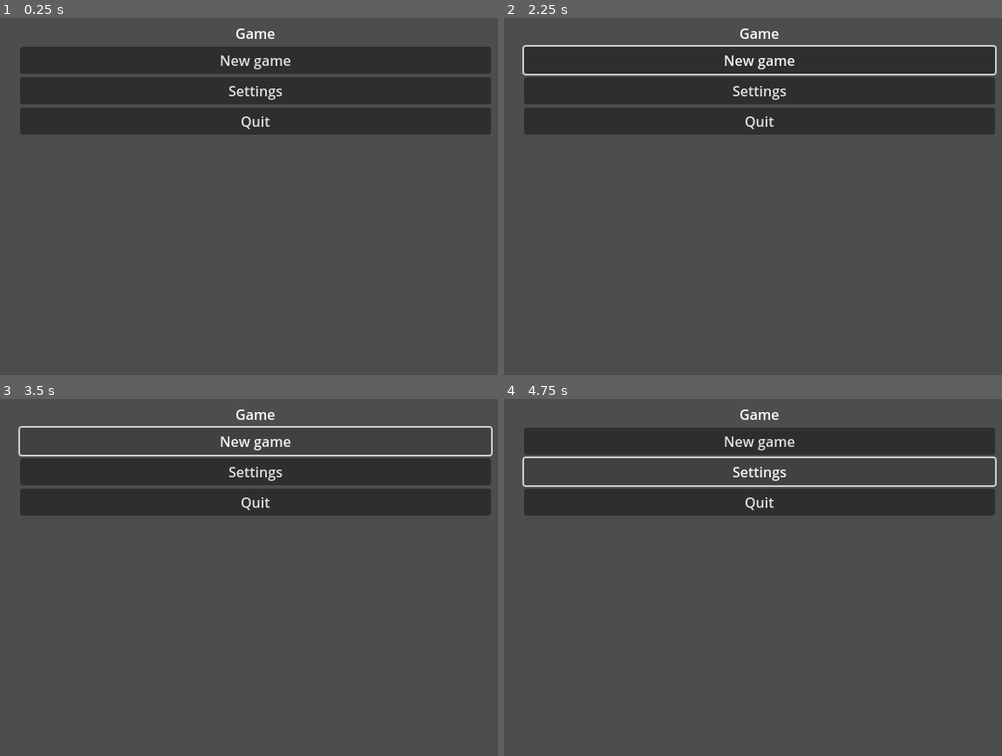
Above: before the commit, frames 1-4 (two rows, left to right).
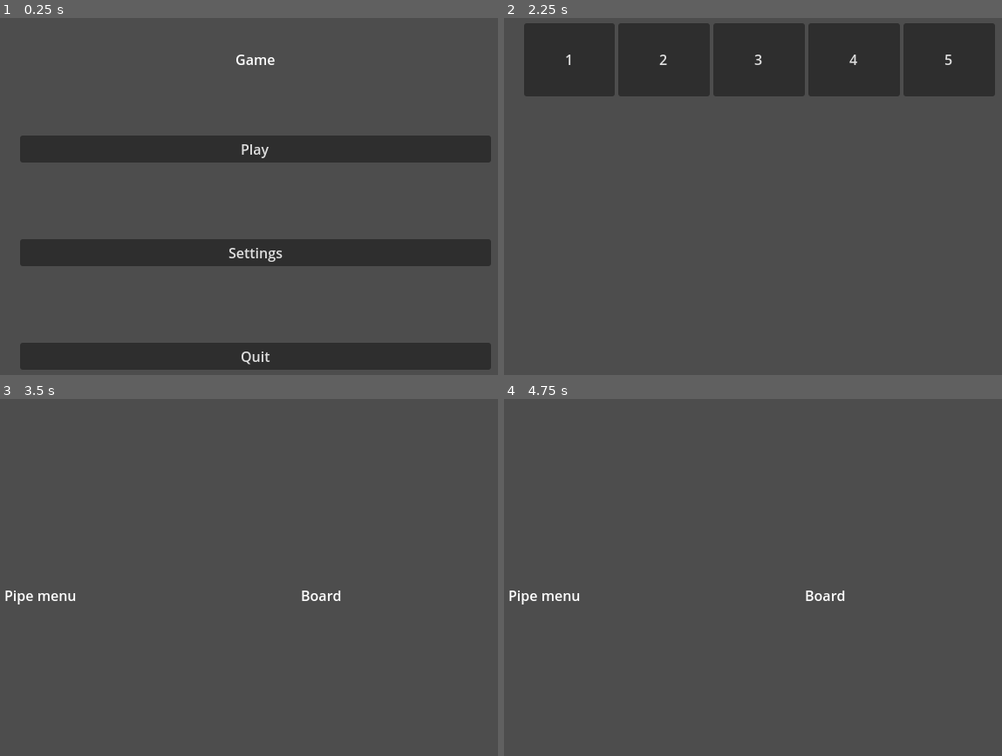
Above: after the commit, the same moments.

Repository: feargrinn/spacejam2024
Game: Godot game, scene res://node_2d.tscn
Same seed, same stepped clock (60 frames per second), same inputs: the game is played once before the commit and once after it.
Inputs (mouse positions are in pixels of both pictures, inside the frame that each line leads up to):
- Up to frame 1 (0.25 s): no input
- Up to frame 2 (2.25 s): click (757, 60) at 0.5 s, where only the run before the commit has a clickable "New game"; click (757, 60) at 1.25 s, where only the run before the commit has a clickable "New game"; click (757, 150) at 2 s, where only the run after the commit has a clickable "Play"
- Up to frame 3 (3.5 s): click (64, 441) at 2.75 s, where only the run after the commit has a clickable "1"
- Up to frame 4 (4.75 s): click (757, 441) at 3.5 s, where only the run before the commit has a clickable "New game"; click (757, 470) at 4.25 s, where only the run before the commit has a clickable "Settings"

The runs differ from the first frame. In frame 1, 43% of the frame differs, in the area x 4-99%, y 2-99%; in frame 2, 17%; in frame 3, 16%; in frame 4, 16%.

Commit message:
Fixed what appears on starting game

Diff:
--- a/node_2d.tscn
+++ b/node_2d.tscn
@@ -1,6 +1,9 @@
-[gd_scene format=3 uid="uid://b6ldch5v2bfc3"]
+[gd_scene load_steps=2 format=3 uid="uid://b6ldch5v2bfc3"]
+
+[ext_resource type="Script" path="res://Navigation.gd" id="1_motdp"]
 
 [node name="Node" type="Node"]
+script = ExtResource("1_motdp")
 
 [node name="MenuScreen" type="MarginContainer" parent="."]
 anchors_preset = 15
@@ -20,6 +23,7 @@
 
 [node name="MarginContainer" type="MarginContainer" parent="MenuScreen/VBoxContainer2"]
 layout_mode = 2
+size_flags_vertical = 3
 
 [node name="Title" type="Label" parent="MenuScreen/VBoxContainer2/MarginContainer"]
 layout_mode = 2
@@ -28,15 +32,277 @@
 
 [node name="MenuButtons" type="VBoxContainer" parent="MenuScreen/VBoxContainer2"]
 layout_mode = 2
-
-[node name="NewGame" type="Button" parent="MenuScreen/VBoxContainer2/MenuButtons"]
-layout_mode = 2
-text = "New game"
+size_flags_vertical = 3
+size_flags_stretch_ratio = 4.15
+
+[node name="Play" type="Button" parent="MenuScreen/VBoxContainer2/MenuButtons"]
+layout_mode = 2
+size_flags_vertical = 6
+text = "Play"
 
 [node name="Settings" type="Button" parent="MenuScreen/VBoxContainer2/MenuButtons"]
 layout_mode = 2
+size_flags_vertical = 6
 text = "Settings"
 
 [node name="Quit" type="Button" parent="MenuScreen/VBoxContainer2/MenuButtons"]
 layout_mode = 2
+size_flags_vertical = 6
 text = "Quit"
+
+[node name="LeverPicker" type="MarginContainer" parent="."]
+visible = false
+anchors_preset = 15
+anchor_right = 1.0
+anchor_bottom = 1.0
+grow_horizontal = 2
+grow_vertical = 2
+size_flags_horizontal = 3
+size_flags_vertical = 3
+theme_override_constants/margin_left = 50
+theme_override_constants/margin_top = 20
+theme_override_constants/margin_right = 50
+theme_override_constants/margin_bottom = 20
+
+[node name="Rows" type="VBoxContainer" parent="LeverPicker"]
+layout_mode = 2
+
+[node name="Columns" type="HBoxContainer" parent="LeverPicker/Rows"]
+layout_mode = 2
+size_flags_vertical = 3
+
+[node name="Level" type="Button" parent="LeverPicker/Rows/Columns"]
+layout_mode = 2
+size_flags_horizontal = 3
+text = "1"
+
+[node name="Level2" type="Button" parent="LeverPicker/Rows/Columns"]
+layout_mode = 2
+size_flags_horizontal = 3
+text = "2"
+
+[node name="Level3" type="Button" parent="LeverPicker/Rows/Columns"]
+layout_mode = 2
+size_flags_horizontal = 3
+text = "3"
+
+[node name="Level4" type="Button" parent="LeverPicker/Rows/Columns"]
+layout_mode = 2
+size_flags_horizontal = 3
+text = "4"
+
+[node name="Level5" type="Button" parent="LeverPicker/Rows/Columns"]
+layout_mode = 2
+size_flags_horizontal = 3
+text = "5"
+
+[node name="Columns2" type="HBoxContainer" parent="LeverPicker/Rows"]
+layout_mode = 2
+size_flags_vertical = 3
+
+[node name="Level" type="Button" parent="LeverPicker/Rows/Columns2"]
+visible = false
+layout_mode = 2
+size_flags_horizontal = 3
+text = "1"
+
+[node name="Level2" type="Button" parent="LeverPicker/Rows/Columns2"]
+visible = false
+layout_mode = 2
+size_flags_horizontal = 3
+text = "2"
+
+[node name="Level3" type="Button" parent="LeverPicker/Rows/Columns2"]
+visible = false
+layout_mode = 2
+size_flags_horizontal = 3
+text = "3"
+
+[node name="Level4" type="Button" parent="LeverPicker/Rows/Columns2"]
+visible = false
+layout_mode = 2
+size_flags_horizontal = 3
+text = "4"
+
+[node name="Level5" type="Button" parent="LeverPicker/Rows/Columns2"]
+visible = false
+layout_mode = 2
+size_flags_horizontal = 3
+text = "5"
+
+[node name="Columns3" type="HBoxContainer" parent="LeverPicker/Rows"]
+layout_mode = 2
+size_flags_vertical = 3
+
+[node name="Level" type="Button" parent="LeverPicker/Rows/Columns3"]
+visible = false
+layout_mode = 2
+size_flags_horizontal = 3
+text = "1"
+
+[node name="Level2" type="Button" parent="LeverPicker/Rows/Columns3"]
+visible = false
+layout_mode = 2
+size_flags_horizontal = 3
+text = "2"
+
+[node name="Level3" type="Button" parent="LeverPicker/Rows/Columns3"]
+visible = false
+layout_mode = 2
+size_flags_horizontal = 3
+text = "3"
+
+[node name="Level4" type="Button" parent="LeverPicker/Rows/Columns3"]
+visible = false
+layout_mode = 2
+size_flags_horizontal = 3
+text = "4"
+
+[node name="Level5" type="Button" parent="LeverPicker/Rows/Columns3"]
+visible = false
+layout_mode = 2
+size_flags_horizontal = 3
+text = "5"
+
+[node name="Columns4" type="HBoxContainer" parent="LeverPicker/Rows"]
+layout_mode = 2
+size_flags_vertical = 3
+
+[node name="Level" type="Button" parent="LeverPicker/Rows/Columns4"]
+visible = false
+layout_mode = 2
+size_flags_horizontal = 3
+text = "1"
+
+[node name="Level2" type="Button" parent="LeverPicker/Rows/Columns4"]
+visible = false
+layout_mode = 2
+size_flags_horizontal = 3
+text = "2"
+
+[node name="Level3" type="Button" parent="LeverPicker/Rows/Columns4"]
+visible = false
+layout_mode = 2
+size_flags_horizontal = 3
+text = "3"
+
+[node name="Level4" type="Button" parent="LeverPicker/Rows/Columns4"]
+visible = false
+layout_mode = 2
+size_flags_horizontal = 3
+text = "4"
+
+[node name="Level5" type="Button" parent="LeverPicker/Rows/Columns4"]
+visible = false
+layout_mode = 2
+size_flags_horizontal = 3
+text = "5"
+
+[node name="Columns5" type="HBoxContainer" parent="LeverPicker/Rows"]
+layout_mode = 2
+size_flags_vertical = 3
+
+[node name="Level" type="Button" parent="LeverPicker/Rows/Columns5"]
+visible = false
+layout_mode = 2
+size_flags_horizontal = 3
+text = "1"
+
+[node name="Level2" type="Button" parent="LeverPicker/Rows/Columns5"]
+visible = false
+layout_mode = 2
+size_flags_horizontal = 3
+text = "2"
+
+[node name="Level3" type="Button" parent="LeverPicker/Rows/Columns5"]
+visible = false
+layout_mode = 2
+size_flags_horizontal = 3
+text = "3"
+
+[node name="Level4" type="Button" parent="LeverPicker/Rows/Columns5"]
+visible = false
+layout_mode = 2
+size_flags_horizontal = 3
+text = "4"
+
+[node name="Level5" type="Button" parent="LeverPicker/Rows/Columns5"]
+visible = false
+layout_mode = 2
+size_flags_horizontal = 3
+text = "5"
+
+[node name="GameScreen" type="MarginContainer" parent="."]
+visible = false
+anchors_preset = 15
+anchor_right = 1.0
+anchor_bottom = 1.0
+grow_horizontal = 2
+grow_vertical = 2
+
+[node name="HBoxContainer" type="HBoxContainer" parent="GameScreen"]
+layout_mode = 2
+
+[node name="PipeMenu" type="Label" parent="GameScreen/HBoxContainer"]
+layout_mode = 2
+size_flags_horizontal = 3
+text = "Pipe menu"
+horizontal_alignment = 1
+
+[node name="Board" type="Label" parent="GameScreen/HBoxContainer"]
+layout_mode = 2
+size_flags_horizontal = 3
+size_flags_stretch_ratio = 3.32
+text = "Board"
+horizontal_alignment = 1
+
+[node name="MarginContainer" type="PanelContainer" parent="GameScreen"]
+visible = false
+layout_mode = 2
+size_flags_horizontal = 4
+size_flags_vertical = 4
+
+[node name="VBoxContainer" type="VBoxContainer" parent="GameScreen/MarginContainer"]
+layout_mode = 2
+
+[node name="MainMenu" type="Button" parent="GameScreen/MarginContainer/VBoxContainer"]
+layout_mode = 2
+size_flags_horizontal = 4
+size_flags_vertical = 6
+text = "Main menu"
+
+[node name="Quit" type="Button" parent="GameScreen/MarginContainer/VBoxContainer"]
+layout_mode = 2
+size_flags_horizontal = 4
+size_flags_vertical = 6
+text = "Quit"
+
+[connection signal="pressed" from="MenuScreen/VBoxContainer2/MenuButtons/Play" to="." method="_on_play_pressed"]
+[connection signal="pressed" from="MenuScreen/VBoxContainer2/MenuButtons/Quit" to="." method="_on_quit_pressed"]
+[connection signal="pressed" from="LeverPicker/Rows/Columns/Level" to="." method="_on_level_pressed" binds= [1]]
+[connection signal="pressed" from="LeverPicker/Rows/Columns/Level2" to="." method="_on_level_pressed" binds= [2]]
+[connection signal="pressed" from="LeverPicker/Rows/Columns/Level3" to="." method="_on_level_pressed" binds= [3]]
+[connection signal="pressed" from="LeverPicker/Rows/Columns/Level4" to="." method="_on_level_pressed" binds= [4]]
+[connection signal="pressed" from="LeverPicker/Rows/Columns/Level5" to="." method="_on_level_pressed" binds= [5]]
+[connection signal="pressed" from="LeverPicker/Rows/Columns2/Level" to="." method="_on_level_pressed" binds= [1]]
+[connection signal="pressed" from="LeverPicker/Rows/Columns2/Level2" to="." method="_on_level_pressed" binds= [2]]
+[connection signal="pressed" from="LeverPicker/Rows/Columns2/Level3" to="." method="_on_level_pressed" binds= [3]]
+[connection signal="pressed" from="LeverPicker/Rows/Columns2/Level4" to="." method="_on_level_pressed" binds= [4]]
+[connection signal="pressed" from="LeverPicker/Rows/Columns2/Level5" to="." method="_on_level_pressed" binds= [5]]
+[connection signal="pressed" from="LeverPicker/Rows/Columns3/Level" to="." method="_on_level_pressed" binds= [1]]
+[connection signal="pressed" from="LeverPicker/Rows/Columns3/Level2" to="." method="_on_level_pressed" binds= [2]]
+[connection signal="pressed" from="LeverPicker/Rows/Columns3/Level3" to="." method="_on_level_pressed" binds= [3]]
+[connection signal="pressed" from="LeverPicker/Rows/Columns3/Level4" to="." method="_on_level_pressed" binds= [4]]
+[connection signal="pressed" from="LeverPicker/Rows/Columns3/Level5" to="." method="_on_level_pressed" binds= [5]]
+[connection signal="pressed" from="LeverPicker/Rows/Columns4/Level" to="." method="_on_level_pressed" binds= [1]]
+[connection signal="pressed" from="LeverPicker/Rows/Columns4/Level2" to="." method="_on_level_pressed" binds= [2]]
+[connection signal="pressed" from="LeverPicker/Rows/Columns4/Level3" to="." method="_on_level_pressed" binds= [3]]
+[connection signal="pressed" from="LeverPicker/Rows/Columns4/Level4" to="." method="_on_level_pressed" binds= [4]]
+[connection signal="pressed" from="LeverPicker/Rows/Columns4/Level5" to="." method="_on_level_pressed" binds= [5]]
+[connection signal="pressed" from="LeverPicker/Rows/Columns5/Level" to="." method="_on_level_pressed" binds= [1]]
+[connection signal="pressed" from="LeverPicker/Rows/Columns5/Level2" to="." method="_on_level_pressed" binds= [2]]
+[connection signal="pressed" from="LeverPicker/Rows/Columns5/Level3" to="." method="_on_level_pressed" binds= [3]]
+[connection signal="pressed" from="LeverPicker/Rows/Columns5/Level4" to="." method="_on_level_pressed" binds= [4]]
+[connection signal="pressed" from="LeverPicker/Rows/Columns5/Level5" to="." method="_on_level_pressed" binds= [5]]
+[connection signal="pressed" from="GameScreen/MarginContainer/VBoxContainer/MainMenu" to="." method="_on_main_menu_pressed"]
+[connection signal="pressed" from="GameScreen/MarginContainer/VBoxContainer/Quit" to="." method="_on_quit_pressed"]
--- a/project.godot
+++ b/project.godot
@@ -20,6 +20,14 @@
 window/size/viewport_width=640
 window/size/viewport_height=480
 
+[input]
+
+ESC_PRESSED={
+"deadzone": 0.5,
+"events": [Object(InputEventKey,"resource_local_to_scene":false,"resource_name":"","device":0,"window_id":0,"alt_pressed":false,"shift_pressed":false,"ctrl_pressed":false,"meta_pressed":false,"pressed":false,"keycode":0,"physical_keycode":4194305,"key_label":0,"unicode":0,"echo":false,"script":null)
+]
+}
+
 [rendering]
 
 renderer/rendering_method="gl_compatibility"
